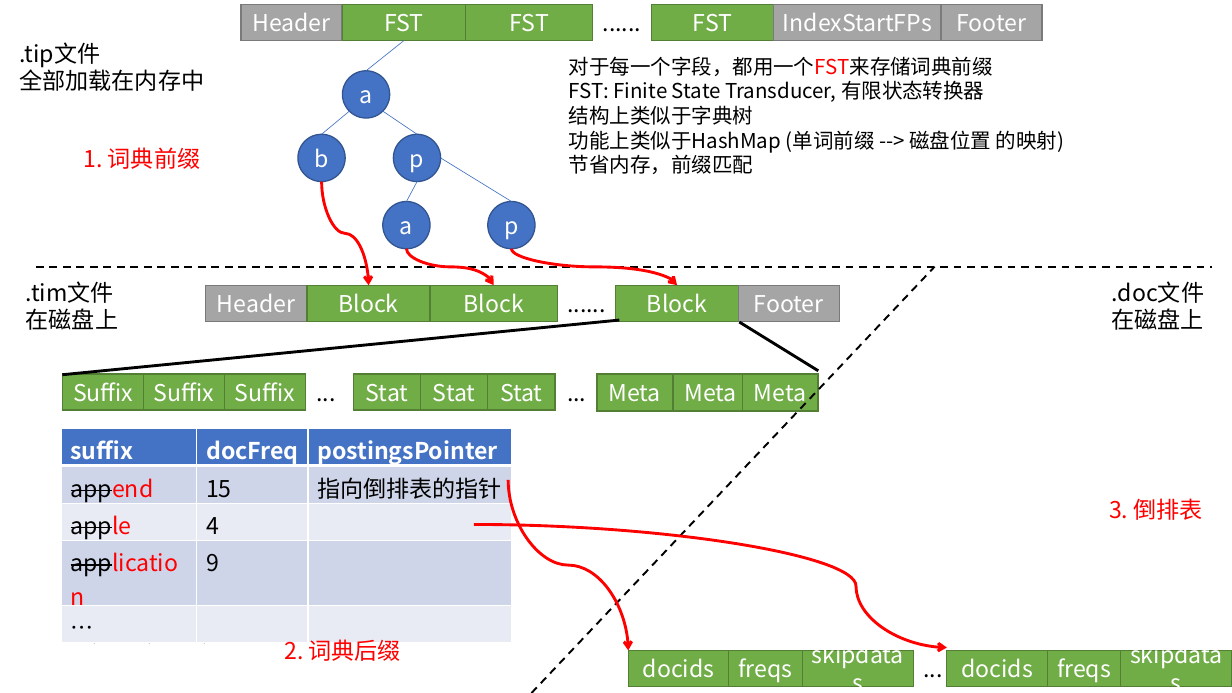
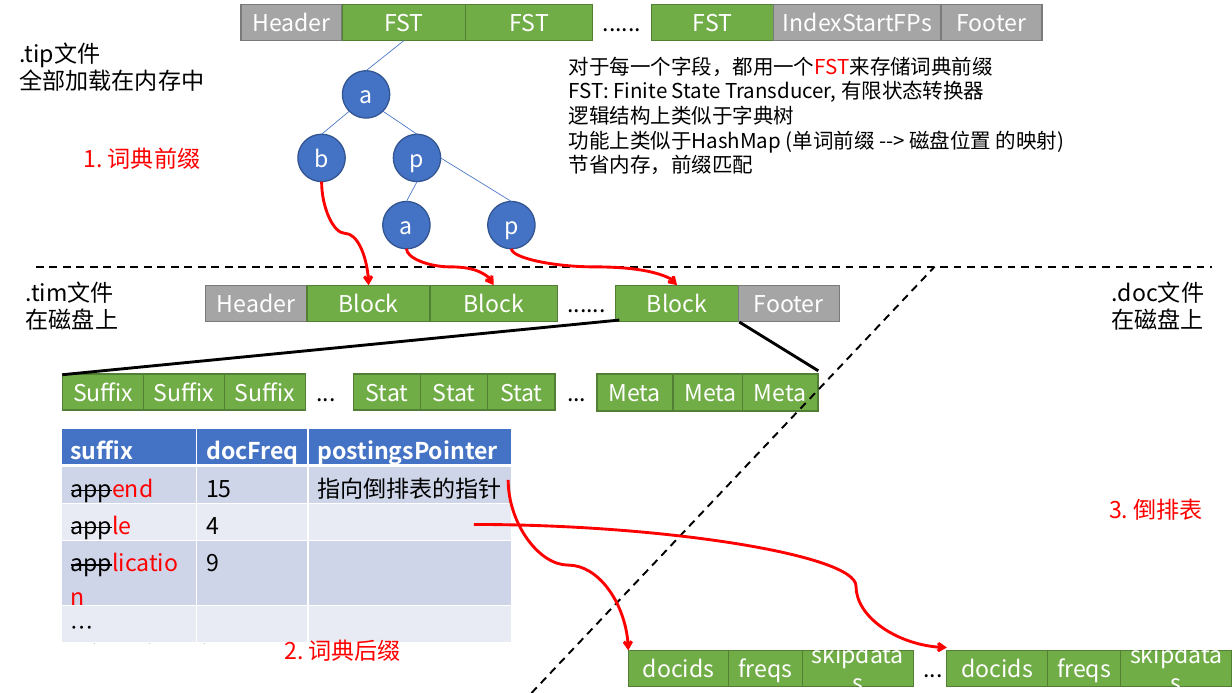
Before and after one commit to zouxiang1993/lucene-8.0.0, a slide deck: slide 14 of core/notes/lucene/codec/索引文件格式/Lucene索引文件.pptx. Drawn at 1232x693 pixels with LibreOffice and Linux fonts; fonts in the diff are those of the drawing. Boxes give left, top, right and bottom in pixels: in the first picture for what was removed or moved away, otherwise in the second. Text is boxed around its words. In the diff, an @@ line names an element or a change of style, - is before the commit and + after.

```diff
--- a/core/notes/lucene/codec/索引文件格式/Lucene索引文件.pptx
+++ b/core/notes/lucene/codec/索引文件格式/Lucene索引文件.pptx
@@ text at <box>569,80,1064,174</box>: text changed @@
-FST: Finite State Transducer, 有限状态转换器
-结构上类似于字典树
-功能上类似于HashMap (单词前缀 --> 磁盘位置 的映射)
-节省内存，前缀匹配
+FST: Finite State Transducer, 有限状态转换器
+逻辑结构上类似于字典树
+功能上类似于HashMap (单词前缀 --> 磁盘位置 的映射)
+节省内存，前缀匹配
```
Also in this commit, not shown: 22 other files.
